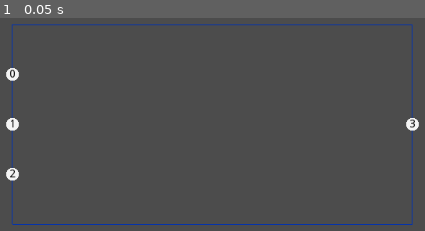
Above: before the commit, frame 1.
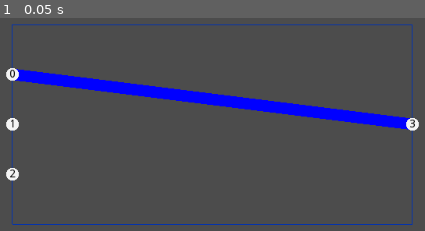
Above: after the commit, the same moment.

Repository: WhoStoleMyCoffee/GodotNEAT
Game: Godot game, scene res://Scenes/TestScene.tscn
Two runs of this game, one before a commit and one after it. Both use one fixed random seed, a clock stepped at 60 frames per second and the inputs below.
Inputs:
- Up to frame 1 (0.05 s): no input

The runs differ from the first frame. In frame 1, 5.2% of the frame differs, in the area x 3-97%, y 23-53%.

Commit message:
improved speciate function

Diff:
--- a/NEAT/NEATPopulation.gd
+++ b/NEAT/NEATPopulation.gd
@@ -1,9 +1,8 @@
 class_name NEATPopulation extends Reference
 
 
-var size : int = 0
 var genomes : Array = [] #NEATNN[]
-var species_len : Dictionary = {} #Dict<int id, int count> how many members each species has
+var species_data : Dictionary = {} #Dict<int id, Dict data>
 var species_counter : int = 0
 var gen : int = 0
 
@@ -52,11 +51,10 @@
 signal gen_over
 
 
-func _init(_size : int, init_permutations : int, nn_inputs : int, nn_outputs : int):
+func _init(size : int, init_permutations : int, nn_inputs : int, nn_outputs : int):
 	NN_INPUTS = nn_inputs
 	NN_OUTPUTS = nn_outputs
 
-	size = _size
 	genomes.resize(size)
 	for i in range(size):
 		genomes[i] = NEATNN.new(NN_INPUTS, NN_OUTPUTS)
@@ -65,7 +63,7 @@
 		for _j in range(init_permutations):
 			mutate(genomes[i])
 
-	species_len[0] = size
+	create_species(size)
 	compatibility_threshold *= 1 / float(TARGET_SPECIES)
 	speciate()
 
@@ -101,13 +99,30 @@
 	}
 
 
+func create_species(length : int) -> Dictionary:
+	var s : Dictionary = {
+		'len' : length, #how many memeber there are
+		's' : 0, #staleness
+		'best' : 0.0 #best fitness ever
+	}
+	species_data[species_counter] = s
+	species_counter += 1
+
+	return s
+
+
 func speciate():
 	var new_genomes : Array = [] #new speciated population
 
 	while !genomes.empty():
 		var sid : int = genomes[0].species_id
-		var specimen : NEATNN = genomes[randi() % species_len[sid]]
-		species_len[sid] = 1
+		if sid == -1: #if new species (aka "hmm not sure")
+			sid = species_counter
+			genomes[0].species_id = sid
+			create_species(1)
+
+		var specimen : NEATNN = genomes[randi() % species_data[sid].len]
+		species_data[sid].len = 1
 
 		#foreach un-speciated genome (backwards)
 		for i in range(genomes.size()-1, -1, -1):
@@ -116,17 +131,23 @@
 
 			#if compatible
 			if is_compatible(specimen, g):
-				species_len[sid] += 1
-				g.species_id = specimen.species_id
+				species_data[sid].len += 1
+
+				if g.species_id != specimen.species_id:
+					if species_data.has(g.species_id):
+						species_data[g.species_id] -= 1
+					g.species_id = specimen.species_id
+
+				genomes.remove(i) #TODO swap with last genome before removing bc performance is ouchie
 				new_genomes.append(g)
-				genomes.remove(i) #TODO swap with last genome before removing bc performance is ouchie
 				continue
 
 			#if same species but not compatible
 			if g.species_id == specimen.species_id:
-				g.species_id += 1
-				if !species_len.has(g.species_id):
-					species_len[g.species_id] = 1
+				#set species_id to "hmm not sure" and move it to the end
+				g.species_id = -1
+				genomes.remove(i)
+				genomes.append(g)
 
 		new_genomes.append(specimen)
 		genomes.erase(specimen)
@@ -135,12 +156,18 @@
 
 
 	#remove empty species
-	for k in species_len.keys():
-		if species_len[k] <= 0:
-			species_len.erase(k)
+	for k in species_data.keys():
+		if species_data[k].len <= 0:
+			species_data.erase(k)
 
 	#adjust compatibility threshold
-	compatibility_threshold *= species_len.size() / float(TARGET_SPECIES)
+	compatibility_threshold *= species_data.size() / float(TARGET_SPECIES)
+
+
+func reproduce():
+	var avg_global_adj_fitness : float = 0.0
+
+	avg_global_adj_fitness /= float(genomes.size())
 
 
 #returns whether 2 genomes are compatible (ie same species)
--- a/Scenes/TestScene.tscn
+++ b/Scenes/TestScene.tscn
@@ -11,8 +11,12 @@
 
 
 func _ready():
-	pop = NEATPopulation.new(10, 10, 3,1)
+	pop = NEATPopulation.new(10, 100, 3,1)
 	$NEATDisplayer.set_drawing_nn(pop.genomes[0])
+
+	print(pop.species_data)
+	for g in pop.genomes:
+		print(g.species_id)
 
 
 func _input(event):
